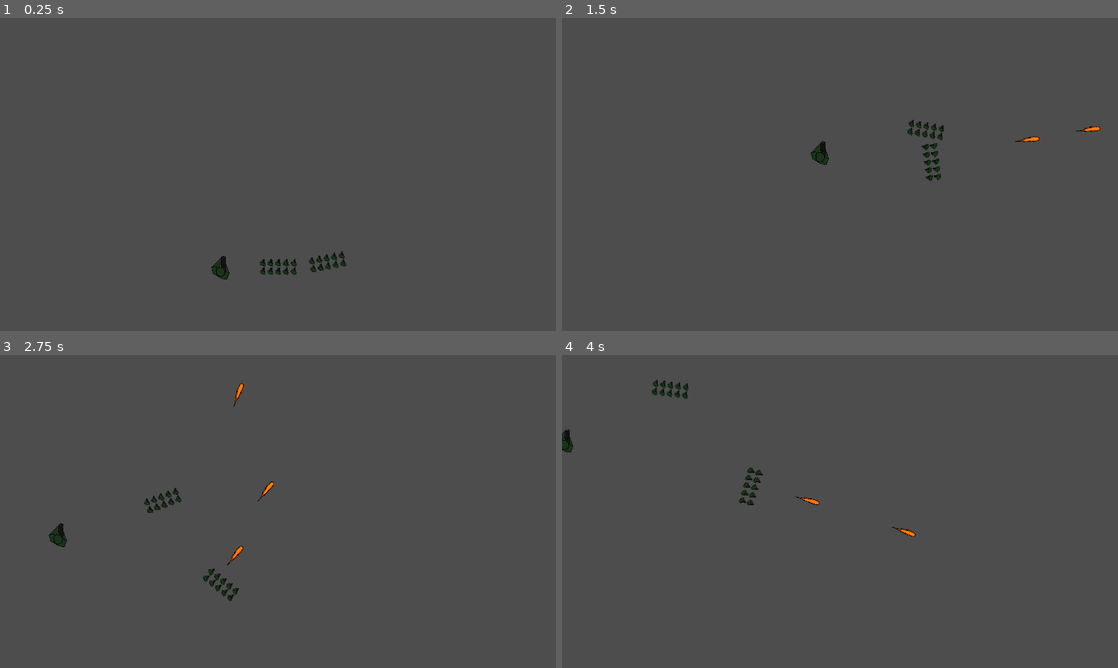
Above: before the commit, frames 1-4 (two rows, left to right).
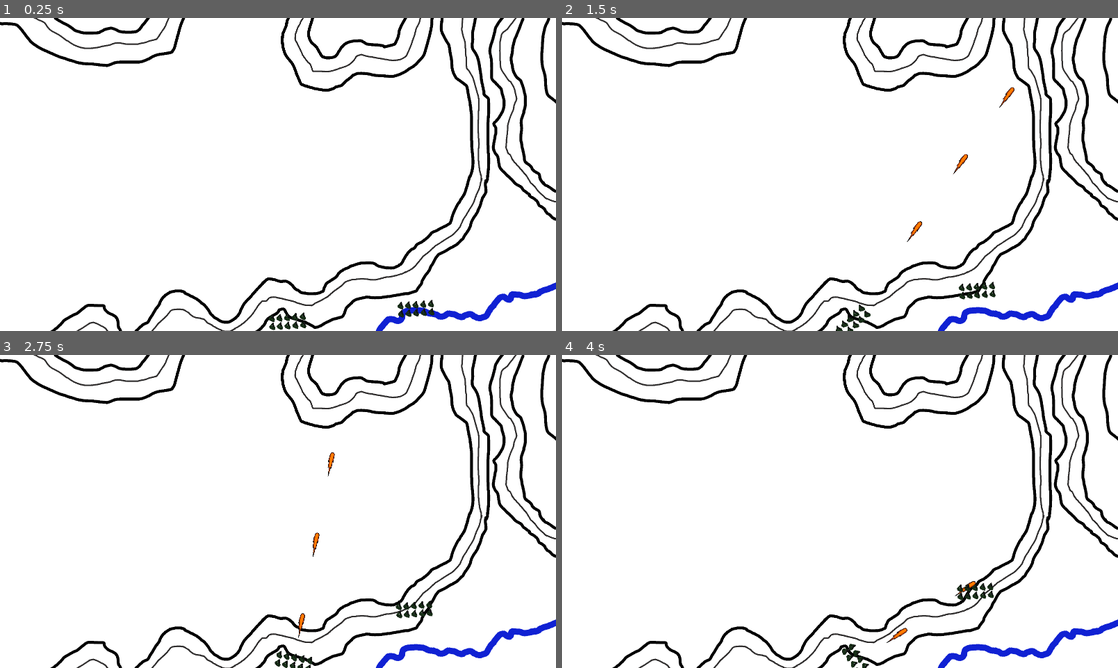
Above: after the commit, the same moments.

Repository: cyberredcoat/Redcoats-in-Crimea
Game: Godot game, scene res://node_2d.tscn
The game is run twice, just before and just after one commit, with the same random seed, the same clock (stepped at 60 frames per second) and the same inputs.
Inputs (mouse positions are in pixels of both pictures, inside the frame that each line leads up to):
- Up to frame 1 (0.25 s): no input
- Up to frame 2 (1.5 s): move the mouse to (962, 158) at 0.52 s; press the mouse at (962, 158) at 0.53 s; hold D (right) 0.53-1.28 s; move the mouse to (728, 190) at 1.27 s; release the mouse at (728, 190) at 1.28 s; hold S (back) from 1.28 s (still down); tap W (front) at 1.35 s
- Up to frame 3 (2.75 s): move the mouse to (333, 442) at 2.02 s; release S (back) at 2.03 s; press the mouse at (333, 442) at 2.03 s; hold D (right) from 2.03 s (still down)
- Up to frame 4 (4 s): move the mouse to (812, 574) at 2.77 s; release the mouse at (812, 574) at 2.78 s; tap W (front) at 2.85 s; move the mouse to (1006, 558) at 3.52 s; release D (right) at 3.53 s; press the mouse at (1006, 558) at 3.53 s; hold A (left) from 3.53 s (still down)

The runs differ from the first frame. In frame 1, 100% of the frame differs, in the area x 0-100%, y 0-100%; in frame 2, 100%; in frame 3, 100%; in frame 4, 100%.

Commit message:
v0.13

Diff:
--- a/node_2d.tscn
+++ b/node_2d.tscn
@@ -1,16 +1,17 @@
-[gd_scene load_steps=8 format=3 uid="uid://gddh7ovv8vh6"]
+[gd_scene load_steps=9 format=3 uid="uid://gddh7ovv8vh6"]
 
 [ext_resource type="Script" path="res://test1.gd" id="1_1gmaa"]
 [ext_resource type="PackedScene" uid="uid://wo2wtbuyw82k" path="res://scenes/player/player.tscn" id="1_vip6i"]
 [ext_resource type="Texture2D" uid="uid://c84pd1wo2lwn4" path="res://graphics/player/player.png" id="2_ip32d"]
 [ext_resource type="Script" path="res://Area2D.gd" id="4_sa4d1"]
 [ext_resource type="Texture2D" uid="uid://b8dvge4jf68of" path="res://graphics/player/Formation test.png" id="5_ajmol"]
+[ext_resource type="Texture2D" uid="uid://bygi6dnlxnt6h" path="res://graphics/environment/BattleoftheAlmaMap.png" id="6_ynpl1"]
 
-[sub_resource type="Curve2D" id="Curve2D_5p3et"]
+[sub_resource type="Curve2D" id="Curve2D_vbwyt"]
 _data = {
-"points": PackedVector2Array(0, 0, 0, 0, 336, 0, -37.9804, 16.8802, 37.9804, -16.8802, 344, -176, 35.3428, 65.4106, -35.3428, -65.4106, 328, -208, 32.4416, 74.9057, -32.4416, -74.9057, 328, -416, 0, 0, 0, 0, 496, -608)
+"points": PackedVector2Array(0, 0, 0, 0, 2864, 1472, 0, 0, 0, 0, 2824, 624, 0, 0, 0, 0, 2304, 480, 0, 0, 0, 0, 1888, 712, 0, 0, 0, 0, 1576, 600, 0, 0, 0, 0, 1600, 984, 0, 0, 0, 0, 1560, 1344, 0, 0, 0, 0, 1008, 688, 0, 0, 0, 0, 1248, 1424, 0, 0, 0, 0, 2728, 1824, 0, 0, 0, 0, 2864, 1848, 0, 0, 0, 0, 2888, 1936, 0, 0, 0, 0, 3280, 1744)
 }
-point_count = 5
+point_count = 13
 
 [sub_resource type="RectangleShape2D" id="RectangleShape2D_2lu3b"]
 size = Vector2(112.26, 255.318)
@@ -18,29 +19,25 @@
 [node name="Node2D" type="Node2D"]
 script = ExtResource("1_1gmaa")
 
+[node name="BattleoftheAlmaMap" type="Sprite2D" parent="."]
+position = Vector2(1920, 1080)
+texture = ExtResource("6_ynpl1")
+
 [node name="Projectiles" type="Node2D" parent="."]
 
-[node name="Player" parent="." instance=ExtResource("1_vip6i")]
-
-[node name="Camera2D" type="Camera2D" parent="Player"]
-position = Vector2(640, -0.00402832)
-
-[node name="Player2" type="Sprite2D" parent="."]
-position = Vector2(-394, -3)
-texture = ExtResource("2_ip32d")
-
 [node name="Path2D" type="Path2D" parent="."]
-rotation = -0.0293651
-curve = SubResource("Curve2D_5p3et")
+position = Vector2(-8, 0)
+curve = SubResource("Curve2D_vbwyt")
 
 [node name="PathFollow2D" type="PathFollow2D" parent="Path2D"]
 unique_name_in_owner = true
-position = Vector2(336, 0)
-rotation = -1.52537
+position = Vector2(2864, 1472)
+rotation = -1.61793
 loop = false
 
 [node name="Area2D" type="Area2D" parent="Path2D/PathFollow2D"]
 unique_name_in_owner = true
+position = Vector2(-559.755, -18.3948)
 script = ExtResource("4_sa4d1")
 
 [node name="FormationTest" type="Sprite2D" parent="Path2D/PathFollow2D/Area2D"]
@@ -54,4 +51,11 @@
 rotation = 3.12849
 shape = SubResource("RectangleShape2D_2lu3b")
 
+[node name="Player" parent="." instance=ExtResource("1_vip6i")]
+position = Vector2(1984, 2096)
+
+[node name="Player2" type="Sprite2D" parent="."]
+position = Vector2(-648, -64)
+texture = ExtResource("2_ip32d")
+
 [connection signal="player_shoot" from="Player" to="." method="_on_player_player_shoot"]
--- a/scenes/player/player.gd
+++ b/scenes/player/player.gd
@@ -3,7 +3,7 @@
 class_name Player
 
 signal player_shoot(pos,dir)
-@export var speed: int = 500
+@export var speed: int = 30
 var can_shoot: bool = true
 
 func _process(_delta):
Binary file added: BattleoftheAlmaMap.png
Not shown, added: BattleoftheAlmaMap.png.import
Binary file added: graphics/BattleoftheAlmaMap.png
Not shown, added: graphics/BattleoftheAlmaMap.png.import
Binary file added: graphics/environment/BattleoftheAlmaMap.png
Not shown, added: graphics/environment/BattleoftheAlmaMap.png.import
